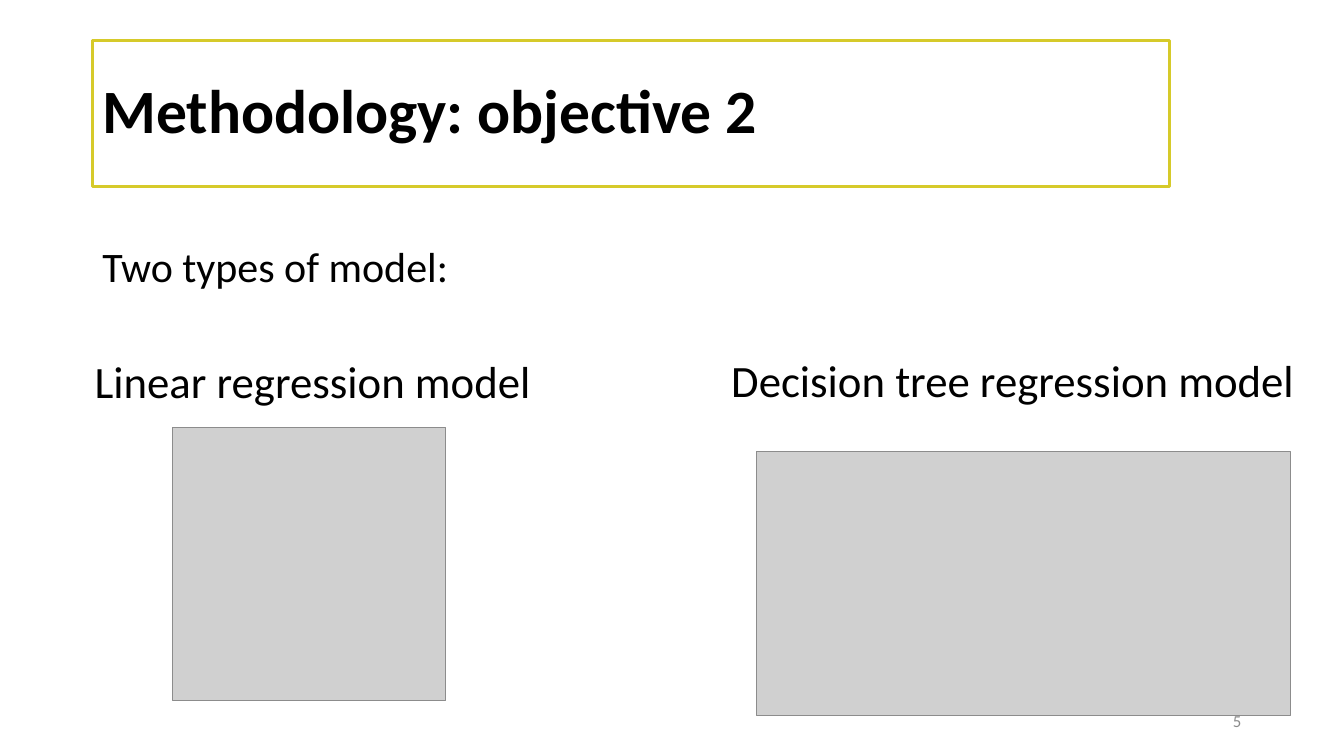
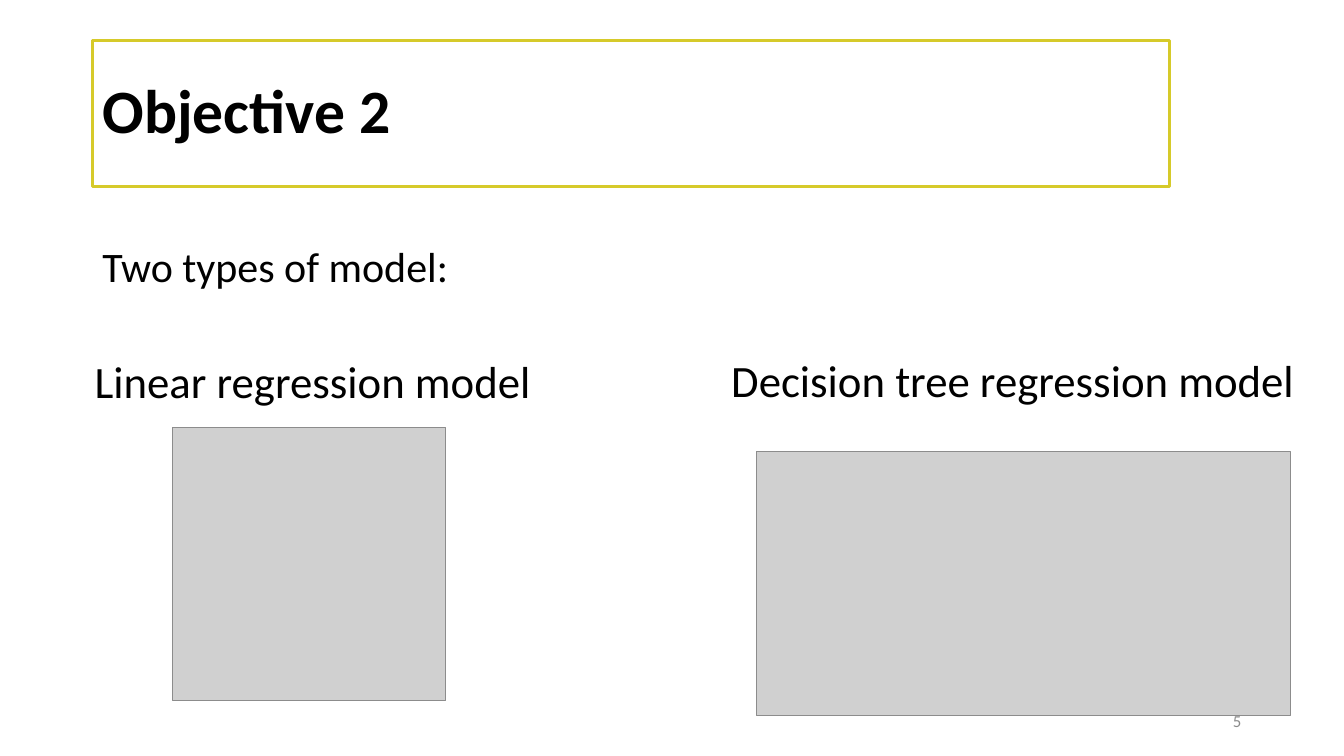
Before and after one commit to federicariva/MidbootcampProject, a slide deck: slide 5 of deliverables/Project_presentation.pptx. Drawn at 1344x756 pixels with LibreOffice and Linux fonts; fonts in the diff are those of the drawing; grey boxes stand for pictures; background and template pictures are left out. Boxes give left, top, right and bottom in pixels: in the first picture for what was removed or moved away, otherwise in the second. Text is boxed around its words. In the diff, an @@ line names an element or a change of style, - is before the commit and + after.

```diff
--- a/deliverables/Project_presentation.pptx
+++ b/deliverables/Project_presentation.pptx
@@ text in rectangle at [102, 89, 390, 144]: text changed @@
-Methodology: objective 2
+Objective 2
```
Also in this commit, not shown: 11 other slides changed, 1 slide removed, 1 other file.
